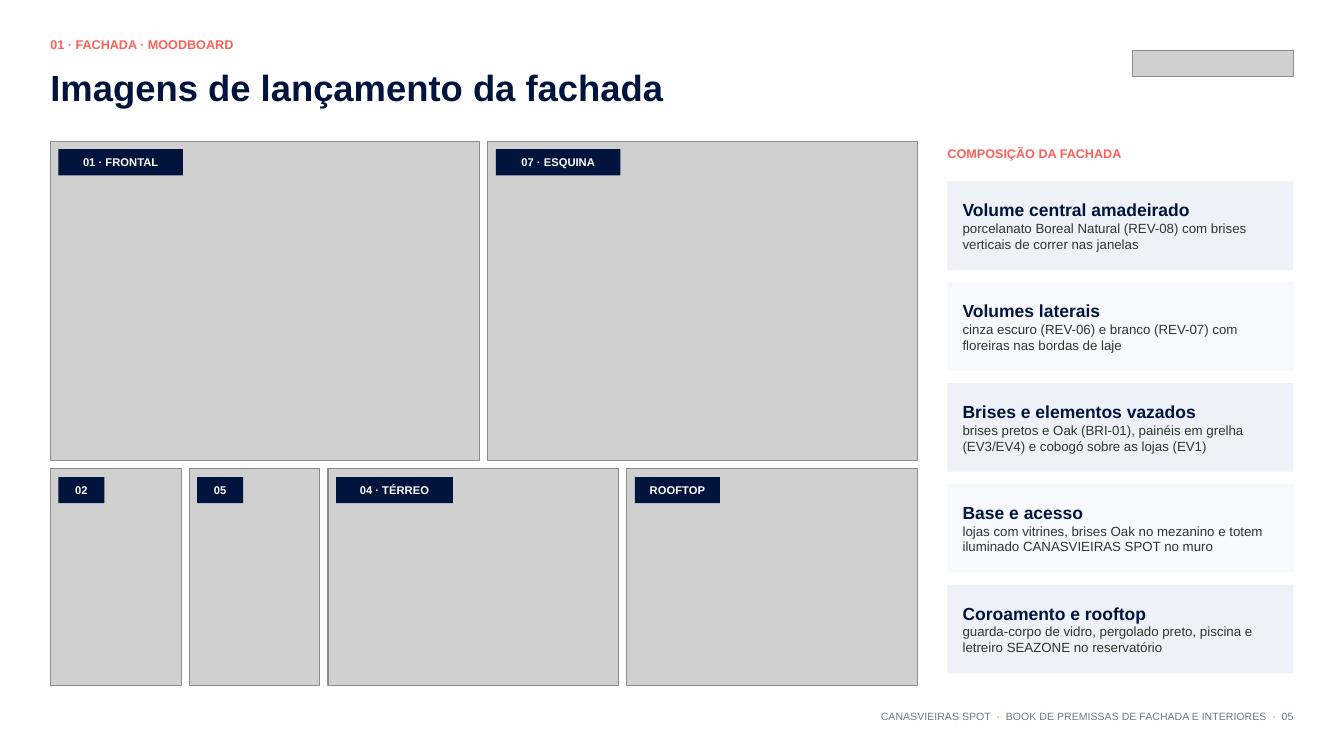
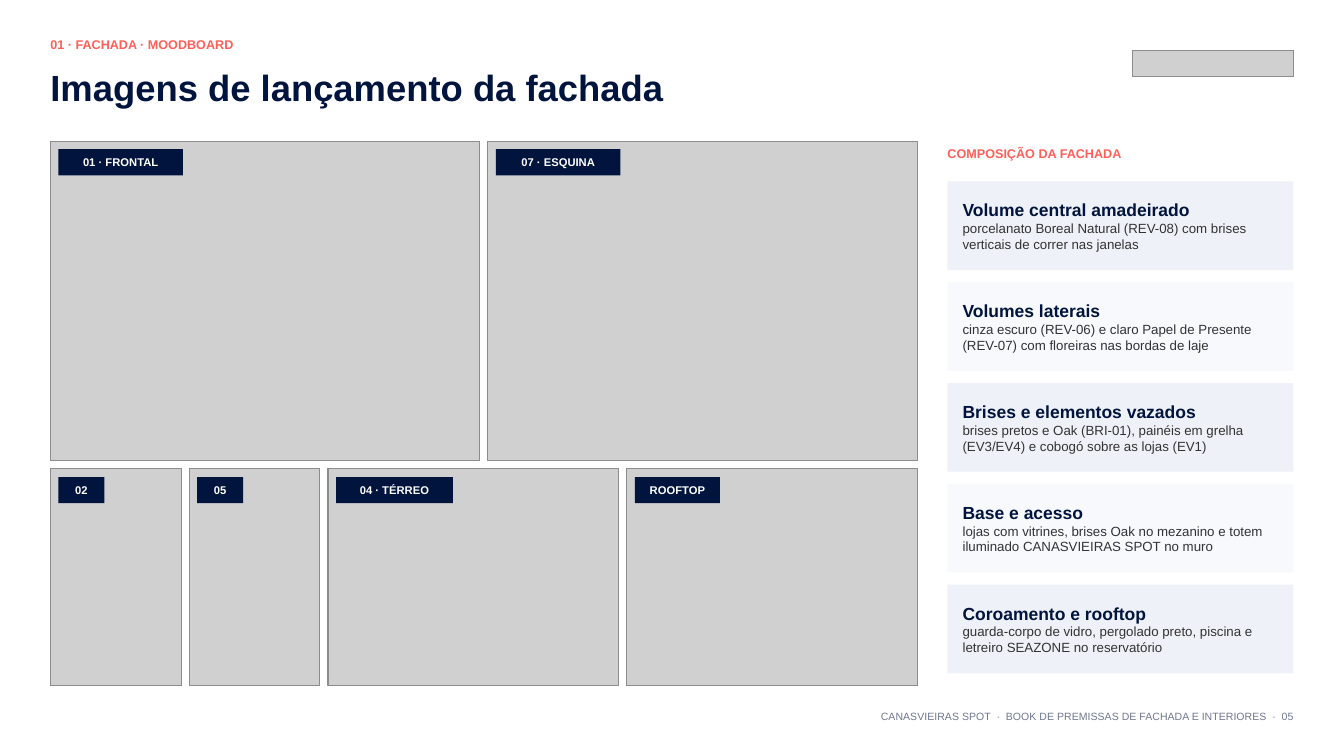
Before and after one commit to rachelsouto-source/book-premissas-template, a slide deck: slide 5 of books/CANASVIEIRAS_SPOT_Book_de_Premissas_v3.pptx. Drawn at 1344x756 pixels with LibreOffice and Linux fonts; fonts in the diff are those of the drawing; grey boxes stand for pictures; background and template pictures are left out. Boxes give left, top, right and bottom in pixels: in the first picture for what was removed or moved away, otherwise in the second. Text is boxed around its words. In the diff, an @@ line names an element or a change of style, - is before the commit and + after.

```diff
--- a/books/CANASVIEIRAS_SPOT_Book_de_Premissas_v3.pptx
+++ b/books/CANASVIEIRAS_SPOT_Book_de_Premissas_v3.pptx
@@ text at bbox=[963, 324, 1251, 353]: text changed @@
-cinza escuro (REV-06) e branco (REV-07) com floreiras nas bordas de laje
+cinza escuro (REV-06) e claro Papel de Presente (REV-07) com floreiras nas bordas de laje
```
Also in this commit, not shown: 5 other slides changed, 3 other files.
